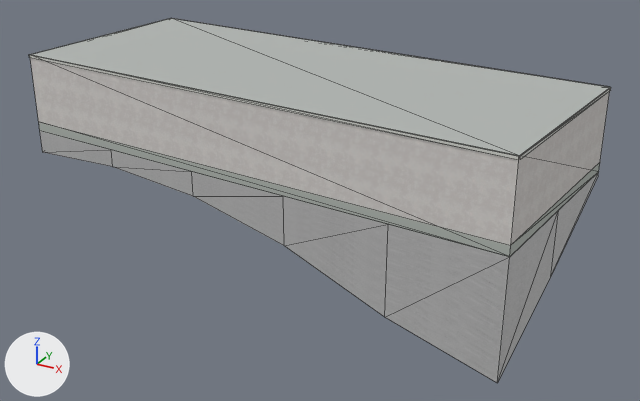
Renders of the Blender file assets/blender/buildings/osm-way-49379072.blend from each side of a commit.
The view is the same before and after, from a camera (50 mm lens) standing at (15.3, -26.4, 11.3) and looking at (0.8, -0.1, -1.8). Arrows for +X, +Y and +Z are at lower left; the lights stay in place. The older version comes first. Mesh edges are drawn as thin lines.

Names of what the first picture shows: 'building foundation 49379072', 'reality 49379072 near reality aged pale plaster', 'reality 49379072 near reality concrete plinth', 'reality 49379072 near reality flat weathered roof', 'reality 49379072 near reality pale aluminum sill'.
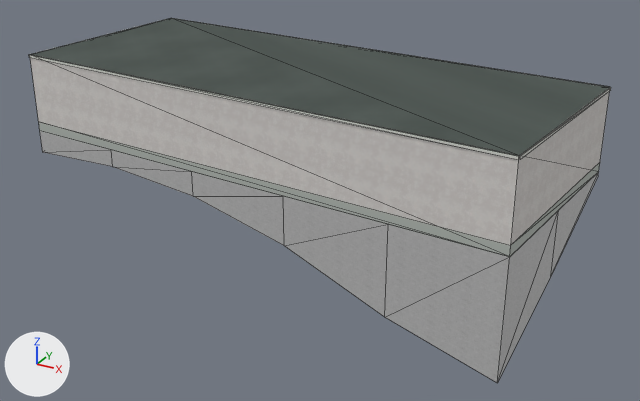
Pixel boxes (x1, y1, x2, y2) of what changed, in the pictures (640 x 401 px):
```json
{"object": "reality 49379072 near reality flat weathered roof", "change": "surface changed", "before": [30, 18, 610, 156], "after": [30, 18, 610, 156], "on screen": "darker"}
{"part": 1, "of": "me_reality_49379072_near_reality_pale_aluminum_sill", "change": "added", "after": [29, 55, 611, 160]}
```

The change, as JSON lines over the scene's bpy script:
```json
{"op": "add", "block": "img_roof_normal_png", "code": ["img_roof_normal_png = load_image('roof-normal.png', '../../../public/models/architecture/textures/roof-normal.png', 256, 256, 'Non-Color')"]}
{"op": "add", "block": "img_roof_color_png", "code": ["img_roof_color_png = load_image('roof-color.png', '../../../public/models/architecture/textures/roof-color.png', 256, 256, 'sRGB')"]}
{"block": "mat_reality_flat_weathered_roof", "change": "nodes: BsdfPrincipled, OutputMaterial"}
{"block": "mat_reality_flat_weathered_roof", "change": "colours: grey #b3b7b4"}
{"block": "mat_reality_flat_weathered_roof", "change": "nodes: BsdfPrincipled, MixRGB, NormalMap, OutputMaterial, TexImage x2"}
{"block": "mat_reality_flat_weathered_roof", "change": "colours: white #ffffff"}
{"block": "mat_reality_flat_weathered_roof", "change": "uses the picture img_roof_color_png"}
{"block": "mat_reality_flat_weathered_roof", "change": "uses the picture img_roof_normal_png"}
{"block": "me_reality_49379072_near_reality_pale_aluminum_sill", "where": "# used by ob_reality_49379072_near_reality_pale_aluminum_sill; parent = ob_osm_way_49379072; location = (0.0, 0.0, 0.0)"}
{"op": "remove", "block": "me_reality_49379072_near_reality_pale_aluminum_sill", "code": "me_reality_49379072_near_reality_pale_aluminum_sill.from_pydata(...)  # 16 vertices, 8 faces; spans x -10.0..10.0, y -4.6..4.7, z 2.9..3.0"}
{"op": "add", "block": "me_reality_49379072_near_reality_pale_aluminum_sill", "code": "me_reality_49379072_near_reality_pale_aluminum_sill.from_pydata(...)  # 32 vertices, 16 faces; spans x -10.0..10.0, y -4.6..4.7, z 2.9..3.0"}
{"block": "me_reality_49379072_near_reality_pale_aluminum_sill", "change": "me_reality_49379072_near_reality_pale_aluminum_sill part 1: 12 vertices added at x -10.0..10.0, y -4.6..4.7, z 3.0"}
{"block": "me_reality_49379072_near_reality_pale_aluminum_sill", "change": "other edits to the shape of me_reality_49379072_near_reality_pale_aluminum_sill do not show in these pictures"}
```
